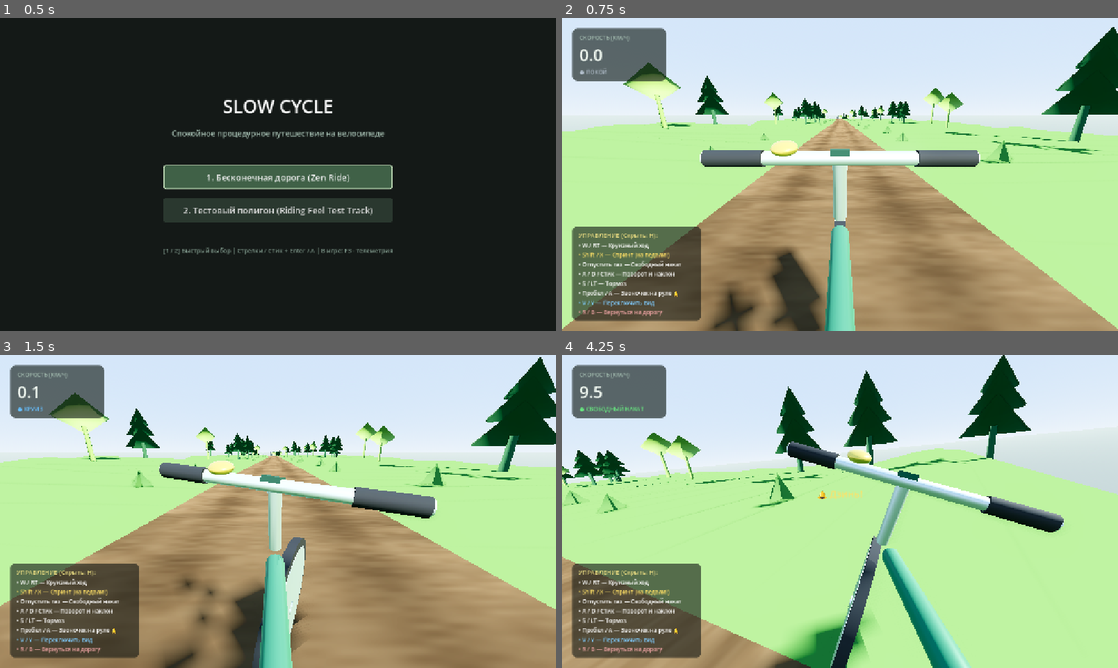
Above: before the commit, frames 1-4 (two rows, left to right).
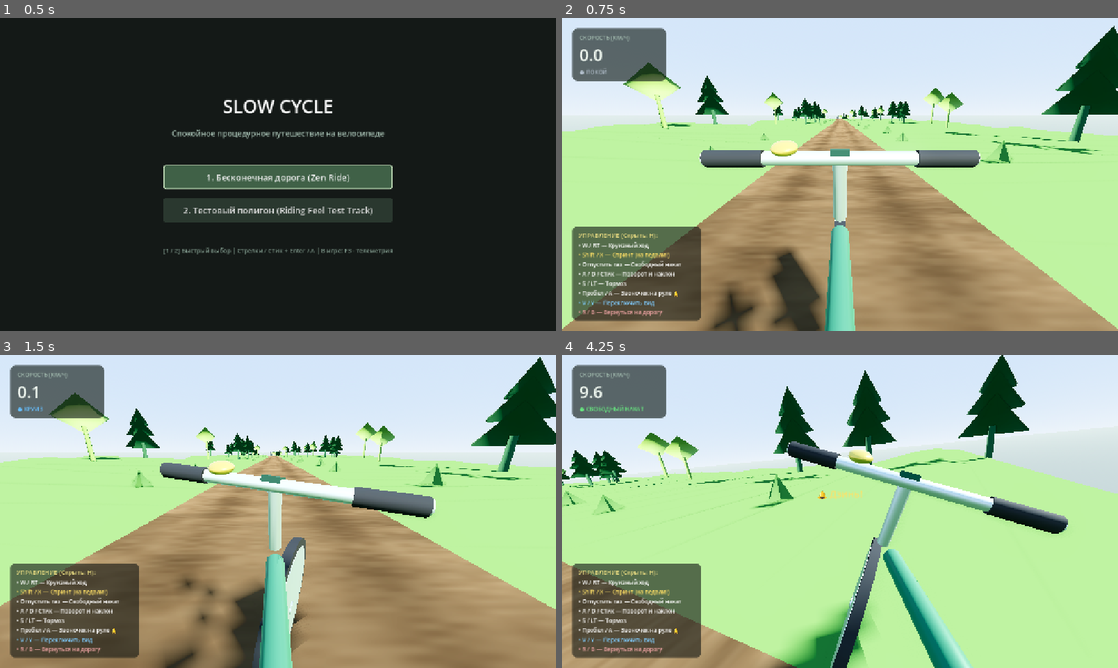
Above: after the commit, the same moments.

Repository: Guardorvd/slow-cycle
Game: Godot game, scene res://scenes/mode_select.tscn
Same seed, same stepped clock (60 frames per second), same inputs: the game is played once before the commit and once after it.
Inputs:
- Up to frame 1 (0.5 s): no input
- Up to frame 2 (0.75 s): click "1. Бесконечная дорога (Zen Ri…" at 0.5 s
- Up to frame 3 (1.5 s): tap Enter at 1.25 s; hold D (steer_right) from 1.28 s (still down); hold W (pedal) from 1.28 s (still down)
- Up to frame 4 (4.25 s): release D (steer_right) at 2.03 s; release W (pedal) at 2.03 s; hold S (brake) 2.03-2.78 s; tap W (pedal) at 2.1, 3.8 s; hold W (pedal) 2.78-3.53 s; hold D (steer_right) from 2.78 s (still down); tap R (recover_ride) at 2.85 s; tap Space (ring_bell) at 3.6 s

Frame 1 is identical in both runs. In frame 2, less than 0.1% of the frame differs, in the area x 17-100%, y 2-66%; in frame 3, 0.2%; in frame 4, 4.3%, in the area x 0-100%, y 0-100%.

Commit message:
feat(sprint4-rectification): procedural rough gravel, camera surge Z inversion fix, sprint dynamics & 54/54 tests pass

Diff:
--- a/scripts/audio/bike_audio_manager.gd
+++ b/scripts/audio/bike_audio_manager.gd
@@ -114,7 +114,13 @@
 				freewheel_timer = fmod(freewheel_timer, click_interval)
 			var active_player: AudioStreamPlayer3D = freewheel_player_a if freewheel_use_a else freewheel_player_b
 			freewheel_use_a = not freewheel_use_a
-			active_player.pitch_scale = randf_range(0.97, 1.03)
+			var base_pitch: float = randf_range(0.97, 1.03)
+			var base_vol: float = -5.0
+			if is_on_grass or current_surf == 1:
+				base_vol -= 2.5
+				base_pitch *= 0.90
+			active_player.volume_db = base_vol
+			active_player.pitch_scale = base_pitch
 			active_player.play()
 	else:
 		freewheel_timer = 0.0
--- a/scripts/camera/bike_camera.gd
+++ b/scripts/camera/bike_camera.gd
@@ -127,7 +127,7 @@
 	# -------------------------------------------------------------
 	# 2. CORE PRIORITY 1: Longitudinal Surge (Inertial Torso Lag/Lead)
 	# -------------------------------------------------------------
-	var target_surge_z: float = -clampf(long_accel * surge_gain, -max_surge_backward, max_surge_forward)
+	var target_surge_z: float = clampf(long_accel * surge_gain, -max_surge_forward, max_surge_backward)
 	var is_surge_expanding: bool = absf(target_surge_z) > absf(current_surge_z) or (target_surge_z * current_surge_z < 0.0)
 	var surge_rate: float = surge_attack_speed if is_surge_expanding else surge_release_speed
 	var surge_t: float = 1.0 - exp(-surge_rate * delta)
@@ -224,7 +224,7 @@
 	# -------------------------------------------------------------
 	if first_person_cam:
 		# Position: base + lateral sway + shake_x, base_y + bob + dive_y + shake_y, base_z + surge_z + dive_tuck
-		var dive_forward_shift: float = -current_dive_pitch * 0.03 # Subtle forward tuck in braking
+		var dive_forward_shift: float = current_dive_pitch * 0.03 # Subtle forward tuck in braking (-Z towards handlebars)
 		first_person_cam.position.x = base_fp_pos.x + current_shake_x + sway_offset_x
 		first_person_cam.position.y = base_fp_pos.y + current_bob_y + current_dive_y + current_shake_y
 		first_person_cam.position.z = base_fp_pos.z + current_surge_z + dive_forward_shift
@@ -249,7 +249,7 @@
 
 		# Surge breathes spring length smoothly
 		if spring_arm:
-			var target_spring: float = base_tp_spring_length - current_surge_z * 1.5
+			var target_spring: float = base_tp_spring_length + current_surge_z * 1.5
 			var arm_t: float = 1.0 - exp(-6.0 * delta)
 			spring_arm.spring_length = lerpf(spring_arm.spring_length, target_spring, arm_t)
 
--- a/scripts/player/bicycle_controller.gd
+++ b/scripts/player/bicycle_controller.gd
@@ -199,7 +199,7 @@
 		return lerpf(sprint_impulse * 0.44, sprint_impulse * 0.18, t)
 	elif speed_kmh < 44.0:
 		var t: float = (speed_kmh - 42.0) / 2.0
-		return lerpf(sprint_impulse * 0.18, 0.05, t)
+		return lerpf(sprint_impulse * 0.18, 0.0, t)
 	else:
 		return 0.0
 
@@ -332,7 +332,7 @@
 	var active_roll_res: float = surface_gravel_weight * road_rolling_resistance + surface_grass_weight * grass_rolling_resistance + surface_rough_weight * rough_gravel_rolling_resistance
 
 	if not is_grounded:
-		var air_resistance: float = active_roll_res + air_drag_coeff * (current_speed * current_speed)
+		var air_resistance: float = air_drag_coeff * (current_speed * current_speed)
 		current_speed = maxf(0.0, current_speed - air_resistance * delta)
 		longitudinal_acceleration = -air_resistance
 		return
@@ -366,12 +366,15 @@
 	# 2. Sprint boost acceleration (rhythmic tap Shift / X with diminishing returns)
 	var a_sprint: float = 0.0
 	var effective_sprint_speed: float = max_sprint_speed * speed_pen
-	if current_speed < effective_sprint_speed and sprint_boost > 0.001:
+	if is_braking:
+		a_sprint = 0.0
+		if brake_input > 0.4:
+			sprint_boost = 0.0
+	elif current_speed < effective_sprint_speed and sprint_boost > 0.001:
 		var sprint_ratio: float = clampf(current_speed / effective_sprint_speed, 0.0, 1.0)
 		var sprint_eff: float = clampf(1.0 - pow(sprint_ratio, 3.6), 0.0, 1.0)
 		a_sprint = sprint_boost * sprint_eff
 	elif current_speed >= effective_sprint_speed:
-		sprint_boost = 0.0
 		a_sprint = 0.0
 
 	# 3. Slope gravity acceleration using physics_pitch (instant slope response)
--- a/scripts/test/test_diagnostics.gd
+++ b/scripts/test/test_diagnostics.gd
@@ -1054,20 +1054,20 @@
 	if cam_rig_46 and not cam_rig_46.first_person_cam:
 		cam_rig_46._ready()
 
-	# Part A: Acceleration lag (surge backward, negative Z)
+	# Part A: Acceleration lag (torso surge backward, positive Z towards saddle)
 	bike_46.current_speed = 6.0
 	bike_46.longitudinal_acceleration = 2.5
 	for _f in range(30):
 		cam_rig_46._process(1.0 / 60.0)
 	var accel_surge_z: float = cam_rig_46.current_surge_z
-	var accel_surge_ok: bool = accel_surge_z >= -0.035 and accel_surge_z <= -0.010
-
-	# Part B: Hard braking lead (surge forward, positive Z)
+	var accel_surge_ok: bool = accel_surge_z >= 0.010 and accel_surge_z <= 0.035
+
+	# Part B: Hard braking lead (torso surge forward, negative Z towards handlebars)
 	bike_46.longitudinal_acceleration = -7.0
 	for _f in range(30):
 		cam_rig_46._process(1.0 / 60.0)
 	var brake_surge_z: float = cam_rig_46.current_surge_z
-	var brake_surge_ok: bool = brake_surge_z >= 0.030 and brake_surge_z <= 0.065
+	var brake_surge_ok: bool = brake_surge_z >= -0.065 and brake_surge_z <= -0.030
 
 	# Part C: Neutral relaxation on steady speed
 	bike_46.longitudinal_acceleration = 0.0
@@ -1077,8 +1077,8 @@
 	var neutral_surge_ok: bool = absf(neutral_surge_z) < 0.005
 
 	print("[VERIFICATION #46] Longitudinal Surge Asymmetric Smoothing Contract:")
-	print("  - Accel surge (+2.5 m/s²): %.3fm (Corridor: [-0.035, -0.010]m)" % accel_surge_z)
-	print("  - Braking surge (-7.0 m/s²): %.3fm (Corridor: [+0.030, +0.065]m)" % brake_surge_z)
+	print("  - Accel surge (+2.5 m/s²): %.3fm (Corridor: [+0.010, +0.035]m)" % accel_surge_z)
+	print("  - Braking surge (-7.0 m/s²): %.3fm (Corridor: [-0.065, -0.030]m)" % brake_surge_z)
 	print("  - Neutral surge (0.0 m/s²): %.4fm (Expected: < 0.005m)" % neutral_surge_z)
 	if accel_surge_ok and brake_surge_ok and neutral_surge_ok:
 		print("  [PASS] Longitudinal surge smoothly models torso inertial lag and braking compression!")
@@ -1348,8 +1348,88 @@
 		all_ok = false
 	bike_52.queue_free()
 
+	# Test 53: [Sprint 4G] Procedural ROUGH_GRAVEL Chunk Collision Layer & Surface Detection Contract
+	var rpd_script: GDScript = preload("res://scripts/world/road_path_data.gd")
+	var rc_script: GDScript = preload("res://scripts/world/road_chunk.gd")
+	var test_path_data = rpd_script.new()
+	for i in range(10):
+		var p := Vector3(0, 0, float(i) * 2.0)
+		test_path_data.append_sample(p, Vector3.FORWARD, Vector3.UP, 0.0, 0.0, rpd_script.SegmentType.ROUGH_GRAVEL)
+
+	var chunk = rc_script.new()
+	root.add_child(chunk)
+	var noise_53 := FastNoiseLite.new()
+	var test_mats := {"road": null, "grass": null, "noise": noise_53}
+	var test_meshes := {}
+	chunk.build_chunk(test_path_data, 0, test_path_data.size() - 1, 101, test_mats, test_meshes)
+
+	var chunk_col_layer_ok: bool = chunk.road_body != null and (chunk.road_body.collision_layer & 16) != 0 and (chunk.road_body.collision_layer & 2) != 0
+	var chunk_meta_ok: bool = chunk.road_body != null and chunk.road_body.has_meta("surface_type") and str(chunk.road_body.get_meta("surface_type")) == "rough_gravel"
+	var chunk_group_ok: bool = chunk.road_body != null and chunk.road_body.is_in_group("surface_rough_gravel")
+
+	var bike_53 = bike_scene.instantiate()
+	root.add_child(bike_53)
+	var is_rough_layer: bool = (chunk.road_body.collision_layer & 16) != 0
+	var has_rough_meta: bool = chunk.road_body.has_meta("surface_type") and str(chunk.road_body.get_meta("surface_type")) == "rough_gravel"
+	var is_rough_group: bool = chunk.road_body.is_in_group("surface_rough_gravel")
+	var bike_identifies_rough: bool = is_rough_layer or has_rough_meta or is_rough_group
+
+	print("[VERIFICATION #53] Procedural ROUGH_GRAVEL Chunk Collision Layer & Surface Detection Contract:")
+	print("  - Chunk Road Body collision layer: %d (Expected: 18 [Layer 2 | 16])" % (chunk.road_body.collision_layer if chunk.road_body else 0))
+	print("  - Surface metadata & group: meta=%s, group=%s" % [chunk_meta_ok, chunk_group_ok])
+	print("  - Bicycle surface detection matches rough gravel: %s" % ("YES" if bike_identifies_rough else "NO"))
+
+	if chunk_col_layer_ok and chunk_meta_ok and chunk_group_ok and bike_identifies_rough:
+		print("  [PASS] Procedural rough gravel chunk correctly sets Layer 5, metadata and group!")
+	else:
+		print("  [FAIL] Rough gravel chunk contract violated: col=%s, meta=%s, grp=%s" % [chunk_col_layer_ok, chunk_meta_ok, chunk_group_ok])
+		all_ok = false
+
+	bike_53.queue_free()
+	chunk.queue_free()
+
+	# Test 54: [Sprint 4G] Sprint Dynamics Under Braking, Downhill Overspeed & C0 Continuity Contract
+	var bike_54 = bike_scene.instantiate()
+	root.add_child(bike_54)
+
+	# Part A: Sprint thrust suppression and boost reset during firm braking
+	bike_54.current_speed = 6.0
+	bike_54.sprint_boost = 2.5
+	bike_54.is_braking = true
+	bike_54.brake_input = 0.6
+	bike_54._calculate_forward_dynamics(1.0 / 60.0)
+	var sprint_cut_on_brake_ok: bool = bike_54.sprint_boost == 0.0
+
+	# Part B: Sprint tap impulse C0 mathematical continuity at 44 km/h
+	bike_54.current_speed = 43.95 / 3.6
+	var imp_near_cap: float = bike_54._calculate_sprint_tap_impulse()
+	bike_54.current_speed = 44.05 / 3.6
+	var imp_above_cap: float = bike_54._calculate_sprint_tap_impulse()
+	var c0_continuous_ok: bool = imp_near_cap < 0.01 and imp_above_cap == 0.0 and absf(imp_near_cap - imp_above_cap) < 0.01
+
+	# Part C: Airborne drag independence from rolling resistance
+	bike_54.is_grounded = false
+	bike_54.current_speed = 10.0 # 36 km/h
+	bike_54.surface_rough_weight = 1.0 # 0.22 rolling res if on ground
+	bike_54._calculate_forward_dynamics(1.0 / 60.0)
+	var expected_air_drag: float = bike_54.air_drag_coeff * 100.0
+	var airborne_drag_ok: bool = is_equal_approx(-bike_54.longitudinal_acceleration, expected_air_drag)
+
+	print("[VERIFICATION #54] Sprint Dynamics Under Braking, Downhill Overspeed & C0 Continuity Contract:")
+	print("  - Sprint boost reset on brake (0.6): Boost=%.2f (Expected: 0.00)" % bike_54.sprint_boost)
+	print("  - Impulse at 43.95 km/h: %.4f | at 44.05 km/h: %.4f (C0 gap: %.4f < 0.01)" % [imp_near_cap, imp_above_cap, absf(imp_near_cap - imp_above_cap)])
+	print("  - Airborne drag deceleration: %.4f m/s² (Expected: %.4f m/s² - zero rolling res)" % [-bike_54.longitudinal_acceleration, expected_air_drag])
+
+	if sprint_cut_on_brake_ok and c0_continuous_ok and airborne_drag_ok:
+		print("  [PASS] Sprint braking suppression, C0 impulse continuity and airborne drag verified!")
+	else:
+		print("  [FAIL] Sprint dynamics contract violated: brake_cut=%s, c0=%s, airborne=%s" % [sprint_cut_on_brake_ok, c0_continuous_ok, airborne_drag_ok])
+		all_ok = false
+
+	bike_54.queue_free()
+
 	if all_ok:
-		print("\n=== ALL SYSTEM VERIFICATIONS PASSED [52/52 - 100% OK] ===\n")
+		print("\n=== ALL SYSTEM VERIFICATIONS PASSED [54/54 - 100% OK] ===\n")
 	else:
 		print("\n=== SOME VERIFICATIONS FAILED ===\n")
 
--- a/scripts/world/road_chunk.gd
+++ b/scripts/world/road_chunk.gd
@@ -2,6 +2,7 @@
 extends Node3D
 
 const ChunkFoliageClass = preload("res://scripts/world/chunk_foliage.gd")
+const RoadPathDataClass = preload("res://scripts/world/road_path_data.gd")
 
 const ROAD_HALF_WIDTH: float = 2.0 ## 4.0m road width
 const TERRAIN_WIDTH: float = 20.0 ## 20m roadside meadow strip
@@ -23,8 +24,16 @@
 	if count < 2:
 		return
 
-	# 1. Build Road Mesh (Layer 2: Road)
-	_build_road_mesh(path_data, s_idx, e_idx, shared_materials.get("road"))
+	# Check if chunk contains ROUGH_GRAVEL segments
+	var is_rough: bool = false
+	if "segment_types" in path_data and path_data.segment_types.size() > e_idx:
+		for i in range(s_idx, e_idx + 1):
+			if path_data.segment_types[i] == RoadPathDataClass.SegmentType.ROUGH_GRAVEL:
+				is_rough = true
+				break
+
+	# 1. Build Road Mesh (Layer 2: Road, or Layer 2 | 16: Rough Gravel)
+	_build_road_mesh(path_data, s_idx, e_idx, shared_materials.get("road"), is_rough)
 
 	# 2. Build Roadside Terrain Strip (Layer 3: Grass)
 	var noise: FastNoiseLite = shared_materials.get("noise")
@@ -34,7 +43,7 @@
 	var foliage_spawner = ChunkFoliageClass.new()
 	foliage_spawner.populate_chunk(self, path_data, s_idx, e_idx, shared_meshes, noise)
 
-func _build_road_mesh(path_data: RefCounted, s_idx: int, e_idx: int, mat: Material) -> void:
+func _build_road_mesh(path_data: RefCounted, s_idx: int, e_idx: int, mat: Material, is_rough: bool = false) -> void:
 	var st := SurfaceTool.new()
 	st.begin(Mesh.PRIMITIVE_TRIANGLES)
 	if mat:
@@ -50,6 +59,13 @@
 
 		var v_left: Vector3 = pt - binorm * ROAD_HALF_WIDTH
 		var v_right: Vector3 = pt + binorm * ROAD_HALF_WIDTH
+
+		if is_rough:
+			var t_chunk: float = float(i) / float(maxi(num_pts - 1, 1))
+			var envelope: float = smoothstep(0.0, 0.15, t_chunk) * smoothstep(1.0, 0.85, t_chunk)
+			var bump: float = 0.025 * sin(dist * 2.5) * envelope
+			v_left.y += bump
+			v_right.y += bump
 
 		var v_coord: float = dist * 0.25
 
@@ -80,10 +96,13 @@
 	mesh_inst.mesh = road_mesh
 	add_child(mesh_inst)
 
-	# Build StaticBody3D on Layer 2 (Road = mask 2)
+	# Build StaticBody3D on Layer 2 (Road = mask 2) or Layer 2 | 16 (Rough Gravel)
 	road_body = StaticBody3D.new()
-	road_body.collision_layer = 2
+	road_body.collision_layer = (2 | 16) if is_rough else 2
 	road_body.collision_mask = 0
+	if is_rough:
+		road_body.set_meta("surface_type", "rough_gravel")
+		road_body.add_to_group("surface_rough_gravel")
 	var col_shape := CollisionShape3D.new()
 	col_shape.shape = road_mesh.create_trimesh_shape()
 	road_body.add_child(col_shape)
--- a/scripts/world/road_logic.gd
+++ b/scripts/world/road_logic.gd
@@ -56,18 +56,22 @@
 
 func _replenish_rhythm_queue() -> void:
 	var roll: float = rng.randf()
-	if roll < 0.35:
+	if roll < 0.30:
 		segment_queue.append(RoadPathDataClass.SegmentType.STRAIGHT)
 		segment_queue.append(RoadPathDataClass.SegmentType.STRAIGHT)
-	elif roll < 0.70:
+	elif roll < 0.60:
 		current_curve_dir = -1.0 if rng.randf() < 0.5 else 1.0
 		segment_queue.append(RoadPathDataClass.SegmentType.GENTLE_ENTRY)
 		segment_queue.append(RoadPathDataClass.SegmentType.FULL_CURVE)
 		segment_queue.append(RoadPathDataClass.SegmentType.GENTLE_EXIT)
-	elif roll < 0.85:
+	elif roll < 0.75:
 		segment_queue.append(RoadPathDataClass.SegmentType.DESCENT)
 		segment_queue.append(RoadPathDataClass.SegmentType.DESCENT)
 		segment_queue.append(RoadPathDataClass.SegmentType.MEADOW)
+	elif roll < 0.88:
+		# Rough gravel sector: rough washboard transition
+		segment_queue.append(RoadPathDataClass.SegmentType.ROUGH_GRAVEL)
+		segment_queue.append(RoadPathDataClass.SegmentType.STRAIGHT)
 	else:
 		current_curve_dir = -1.0 if rng.randf() < 0.5 else 1.0
 		segment_queue.append(RoadPathDataClass.SegmentType.GENTLE_ENTRY)
@@ -98,6 +102,9 @@
 		RoadPathDataClass.SegmentType.MEADOW:
 			target_yaw_change = rng.randf_range(-4.0, 4.0)
 			target_slope = rng.randf_range(-0.5, 1.5)
+		RoadPathDataClass.SegmentType.ROUGH_GRAVEL:
+			target_yaw_change = rng.randf_range(-4.0, 4.0)
+			target_slope = rng.randf_range(-2.0, 1.0)
 
 	# Pre-validation clamp: max 26 deg per 50m guarantees radius >= 38.0m (typically >= 100m)
 	target_yaw_change = clampf(target_yaw_change, -26.0, 26.0)
--- a/scripts/world/road_path_data.gd
+++ b/scripts/world/road_path_data.gd
@@ -10,7 +10,8 @@
 	FULL_CURVE = 2,
 	GENTLE_EXIT = 3,
 	DESCENT = 4,
-	MEADOW = 5
+	MEADOW = 5,
+	ROUGH_GRAVEL = 6
 }
 
 var points: PackedVector3Array = PackedVector3Array()
Not shown, changed: CURRENT_STATE_AUDIT.md
Not shown, changed: README.md
Not shown, changed: TECHNICAL_AUDIT_AND_ROADMAP.md
